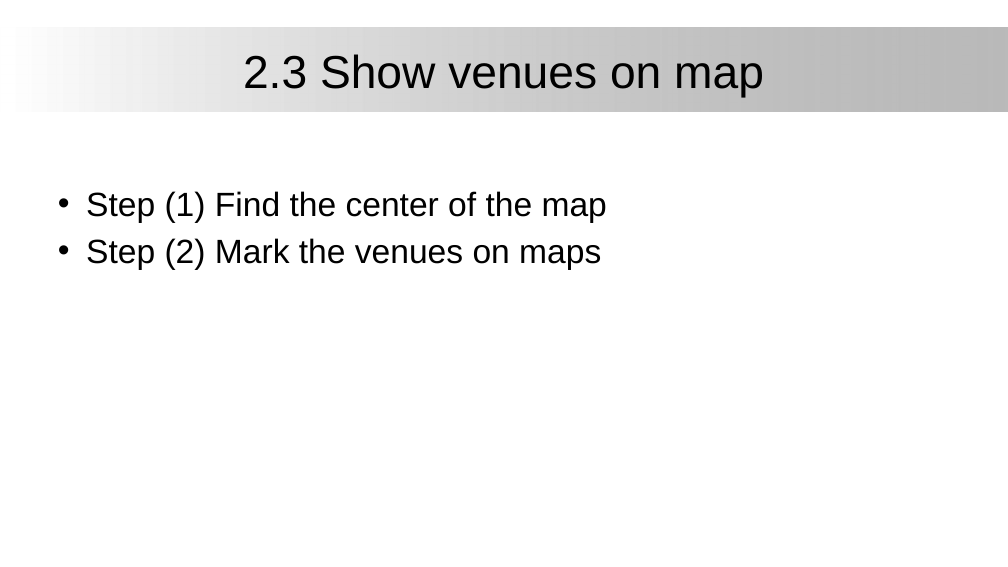
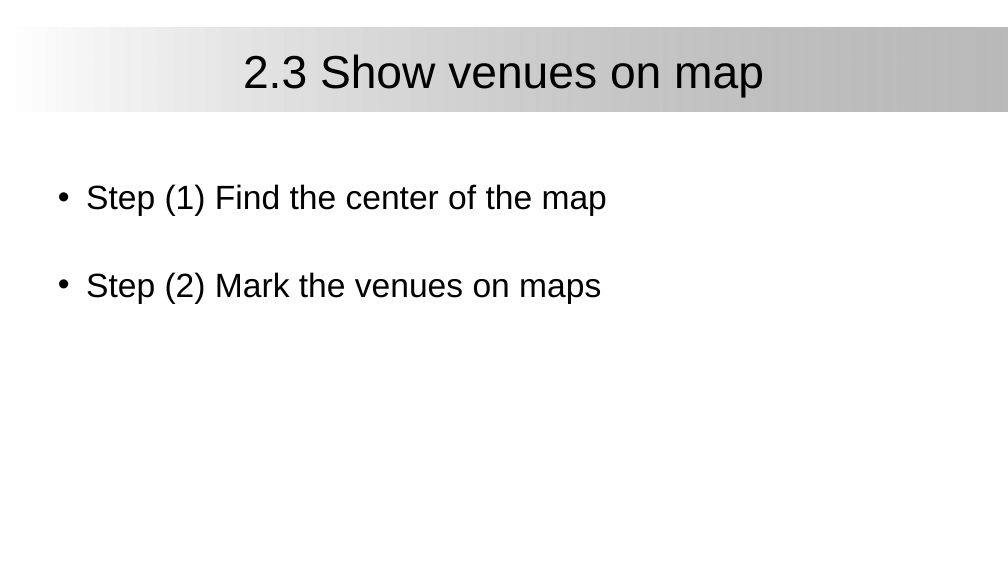
Before and after one commit to BinYuOnCa/Coursera, a slide deck: slide 10 of IBM_DataScience/AppliedDataScienceCapstone/Assignments/Business Location Explore in Toronto.pptx. Drawn at 1008x567 pixels with LibreOffice and Linux fonts; fonts in the diff are those of the drawing; background and template pictures are left out. Boxes give left, top, right and bottom in pixels: in the first picture for what was removed or moved away, otherwise in the second. Text is boxed around its words. In the diff, an @@ line names an element or a change of style, - is before the commit and + after.

```diff
--- a/IBM_DataScience/AppliedDataScienceCapstone/Assignments/Business Location Explore in Toronto.pptx
+++ b/IBM_DataScience/AppliedDataScienceCapstone/Assignments/Business Location Explore in Toronto.pptx
@@ text "Step (1) Find the center ..." at box(86, 184, 607, 304): line spacing 1 to 2 @@
```
Also in this commit, not shown: 7 other slides changed, 4 slides added.
